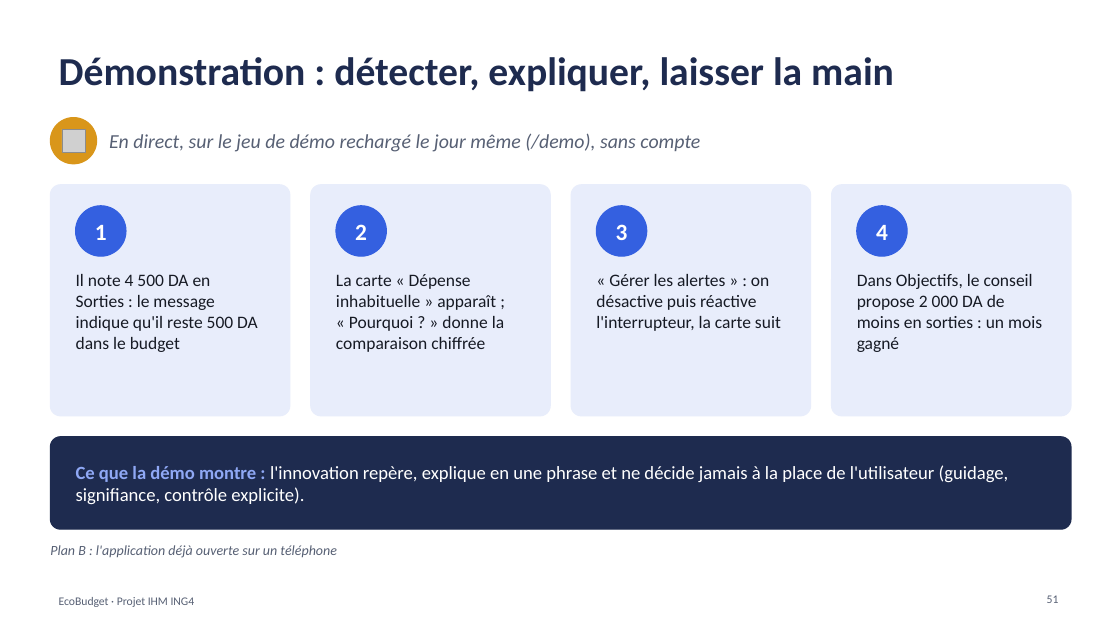
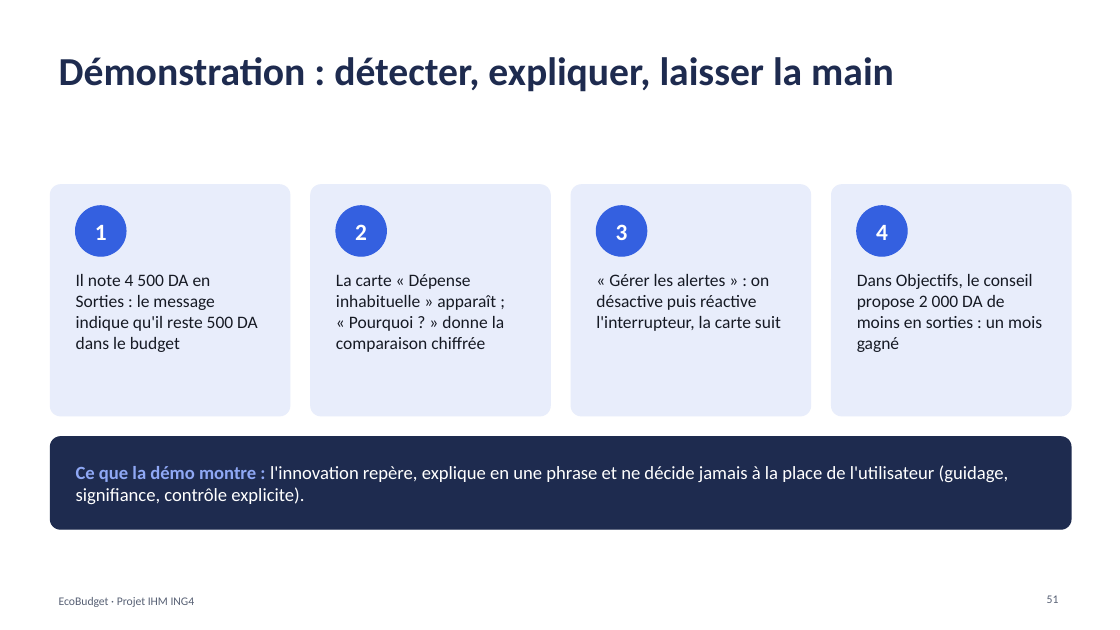
Before and after one commit to kaderouadahi/EcoBudget, a slide deck: slide 51 of livrables/EcoBudget.pptx. Drawn at 1120x630 pixels with LibreOffice and Linux fonts; fonts in the diff are those of the drawing; grey boxes stand for pictures. Boxes give left, top, right and bottom in pixels: in the first picture for what was removed or moved away, otherwise in the second. Text is boxed around its words. In the diff, an @@ line names an element or a change of style, - is before the commit and + after.

```diff
--- a/livrables/EcoBudget.pptx
+++ b/livrables/EcoBudget.pptx
@@ ellipse removed at (50, 118, 97, 164) @@
@@ picture removed at (62, 129, 86, 153) @@
@@ text removed at (109, 133, 700, 152) @@
-En direct, sur le jeu de démo rechargé le jour même (/demo), sans compte
@@ text removed at (50, 545, 337, 558) @@
-Plan B : l'application déjà ouverte sur un téléphone
```
Also in this commit, not shown: 8 other slides changed, 1 other file.
